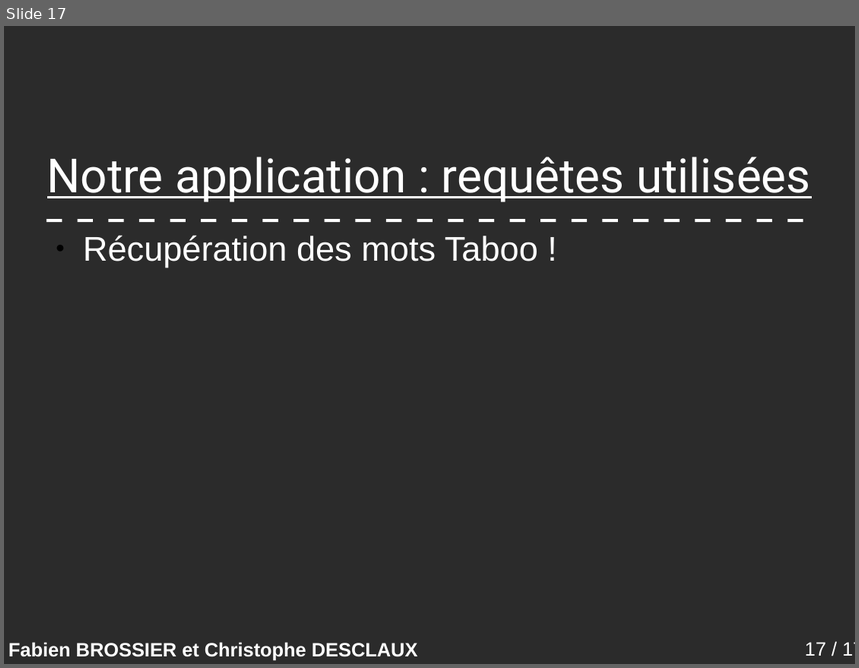
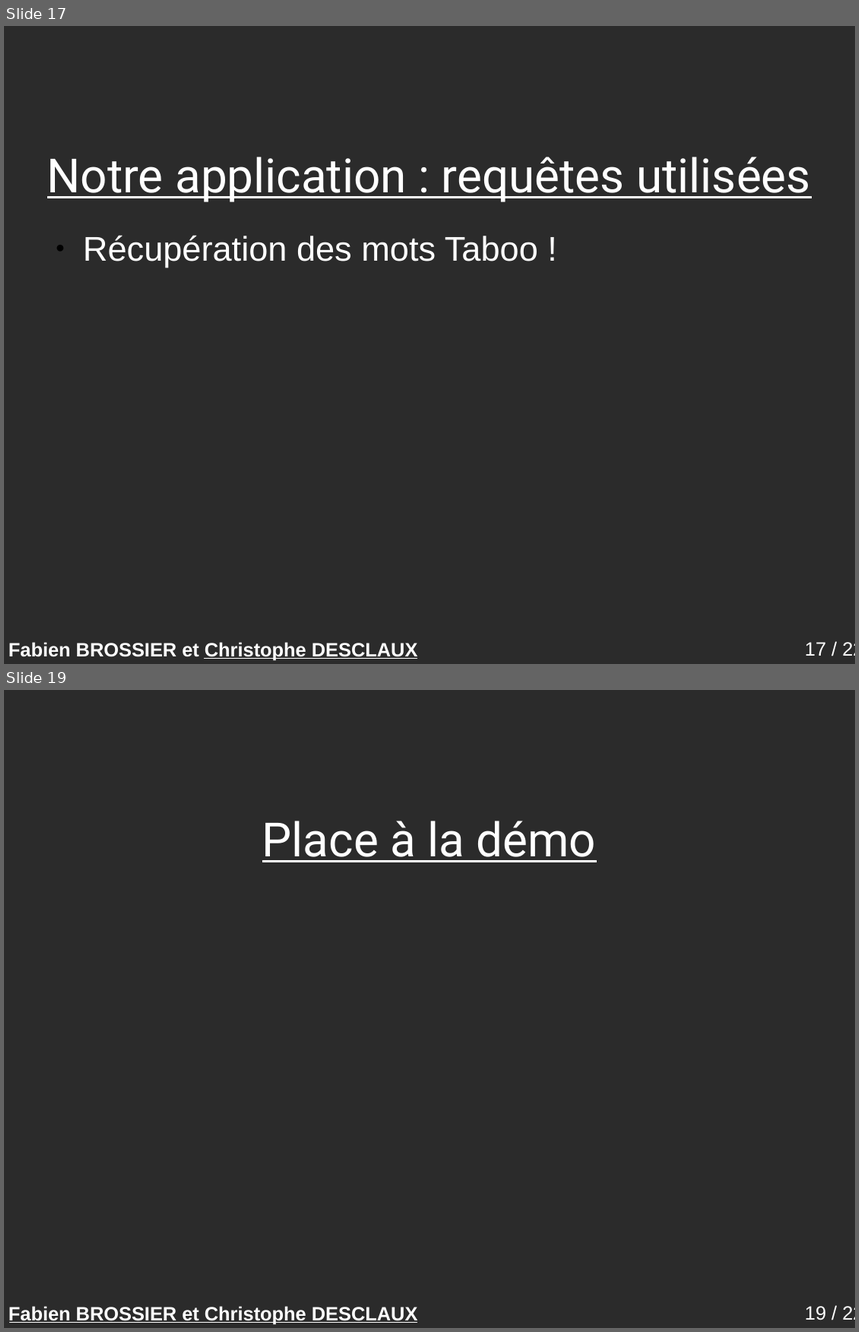
Before and after one commit to descl/TabooGeek, a slide deck: rapport/presentation.odp. Shown one above the other, each under a label of ours: slide 17 before the commit, slides 17 and 19 after it; the slides between them are not shown. The pictures are 859x668 and 859x1332 pixels, drawn with LibreOffice and Linux fonts; fonts in the diff are those of the drawing; background and template pictures are left out; a plain dark background stands for a picture behind light text. Boxes give left, top, right and bottom in pixels: in the first picture for what was removed or moved away, otherwise in the second. Text is boxed around its words. In the diff, an @@ line names an element or a change of style, - is before the commit and + after.

```diff
--- a/rapport/presentation.odp
+++ b/rapport/presentation.odp
@@ slide 19 added at [4,690,855,1328], background picture (left out); not listed: 2 template elements that a slide beside it also shows @@
@@ title added at [262,821,597,863], 44 pt, text #FFFFFF, underline @@
+Place à la démo
@@ line added from (10, 1322) to (417, 1322), #FFFFFF 0 pt @@
@@ slide 17 changed as well @@
@@ line removed from (47, 221) to (813, 221) @@
@@ line added from (205, 658) to (417, 658), #FFFFFF 0 pt @@
@@ page number at [805,642,855,656]: text changed @@
-17 / 17
+17 / 22
```
Also in this commit, not shown: 14 other slides changed, 6 other slides added, 2 slides removed.
